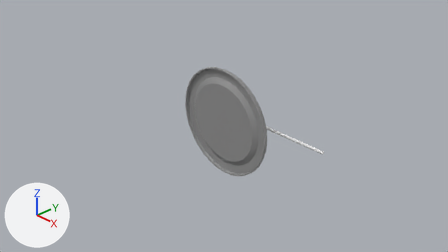
Before and after pictures for a commit that changed the Blender file CST 323 Character Design/Cutting Up Chaos/enemies/buttonBois.blend.
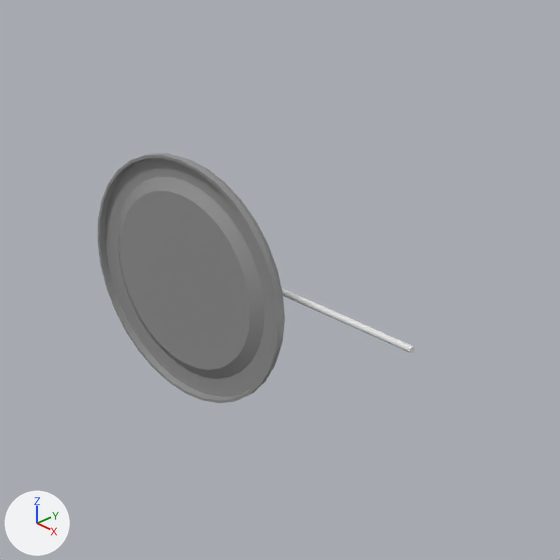
There are two pictures of each version: one from the file's camera 'Camera', one close up on the part from 32% to 87% of the width and 0% to 97% of the height. The axes (+X, +Y, +Z) are drawn at lower left. The lights are the same throughout.

Before the edit, the objects in view are built like this:
```python
me_cylinder = bpy.data.meshes.new('Cylinder')
me_cylinder.from_pydata(...)  # 320 vertices, 290 faces; spans x -0.99..0.99, y -0.99..0.99, z -1.07..3.44
me_cylinder.polygons.foreach_set('use_smooth', [True] * 290)
me_cylinder.materials.append(mat_metal)  # grey #979797
me_cylinder_002 = bpy.data.meshes.new('Cylinder.002')
me_cylinder_002.from_pydata(...)  # a 32-sided cylinder along z spanning x -1.0..1.0, y -1.0..1.0, z -1.0..1.0
ob_base = bpy.data.objects.new('Base', me_cylinder)
ob_base.location = (0.0, 0.0, 0.0)
ob_base.rotation_euler = (-1.54, 0.0, 0.0)  # degrees (-88, 0, 0)
ob_base.scale = (1.05, 1.05, 0.0244)
ob_cylinder = bpy.data.objects.new('Cylinder', me_cylinder_002)
ob_cylinder.location = (0.356, 0.746, -0.224)
ob_cylinder.rotation_euler = (0.0, -1.571, 0.0)  # degrees (0, -90, 0)
ob_cylinder.scale = (0.0277, 0.0277, 1.35)
```
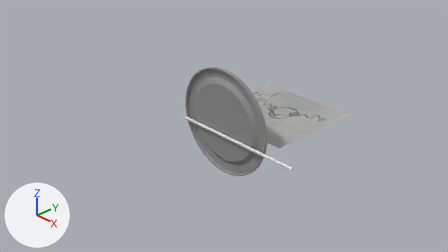
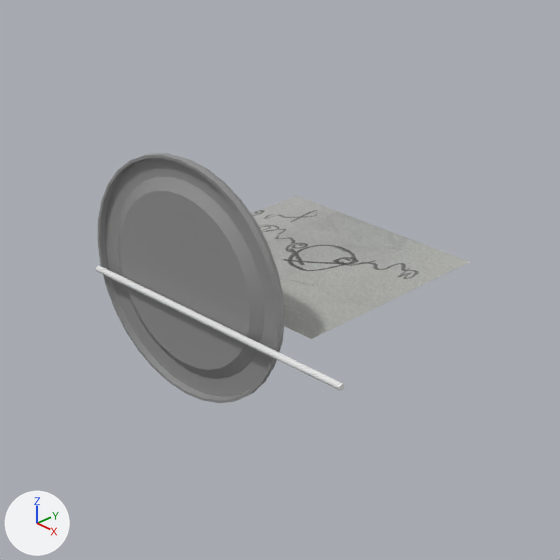
Boxes [x1, y1, x2, y2] around the edits, measured in the close-ups (560 x 560 px):
'Plane', added
    after: [251, 196, 469, 339]
'Cylinder', moved
    before: [282, 288, 415, 353]
    after: [96, 265, 344, 391]

Patch to the scene script:
```diff
--- a/CST 323 Character Design/Cutting Up Chaos/enemies/buttonBois.blend.py
+++ b/CST 323 Character Design/Cutting Up Chaos/enemies/buttonBois.blend.py
@@ img_img_6193_jpg @@
+img_img_6193_jpg = load_image('IMG_6193.jpg', 'misc/IMG_6193.jpg', 635, 458, 'sRGB')
@@ mat_ref @@
+mat_ref = principled_material('ref')
+mat_ref.texture = img_img_6193_jpg
@@ me_plane @@
+me_plane.from_pydata(...)  # 4 vertices, 1 face; spans x -1.0..1.0, y -1.0..1.0, z 0.0
+me_plane.materials.append(mat_ref)  # picture img_img_6193_jpg
@@ ob_cylinder @@
 ob_cylinder = bpy.data.objects.new('Cylinder', me_cylinder_002)
-ob_cylinder.location = (0.356, 0.746, -0.224)
+ob_cylinder.location = (0.356, -0.059, -0.224)
 ob_cylinder.rotation_euler = (0.0, -1.571, 0.0)  # degrees (0, -90, 0)
@@ ob_plane @@
+ob_plane = bpy.data.objects.new('Plane', me_plane)
+ob_plane.location = (0.071, 1.321, -0.224)
```
